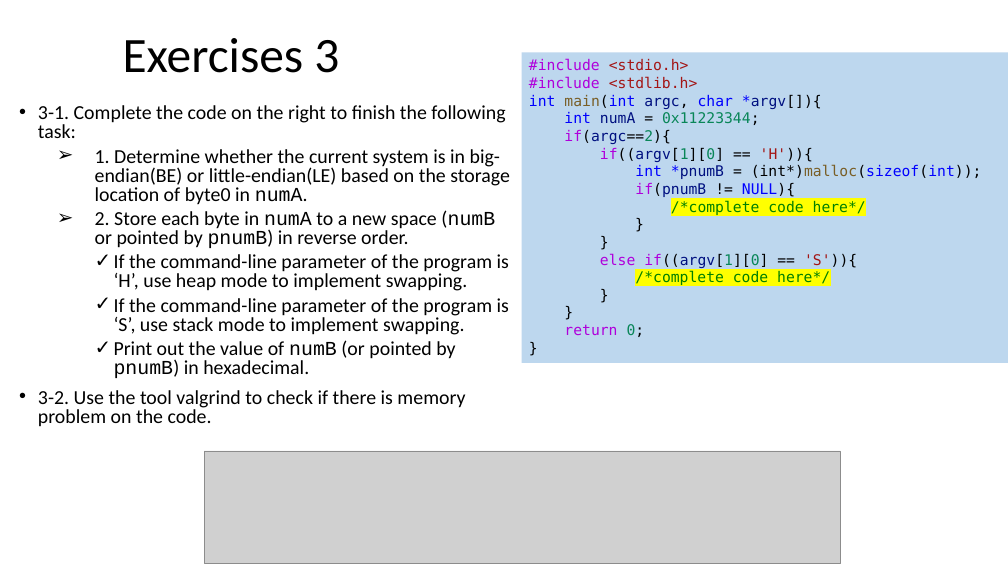
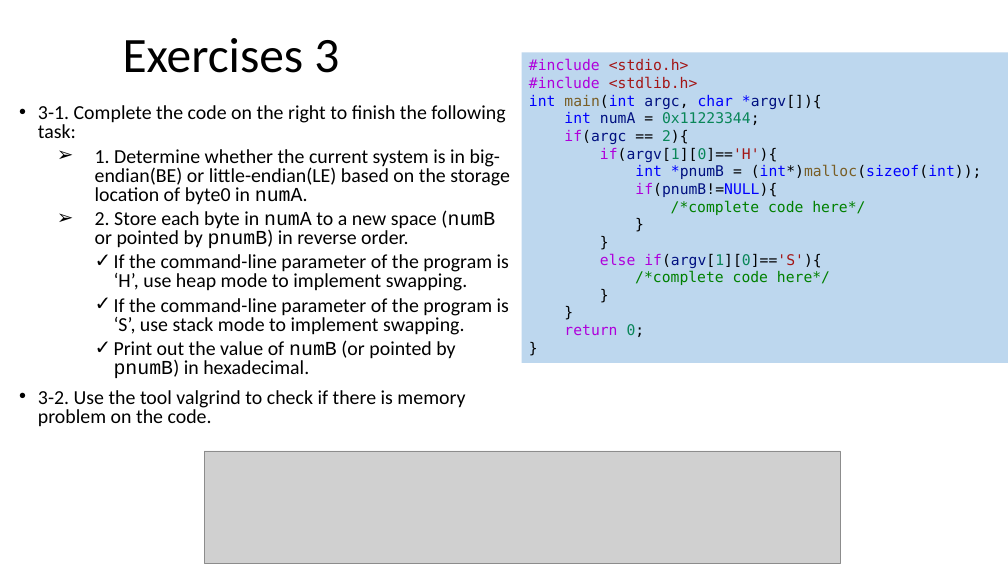
Before and after one commit to ShiqiYu/CPP, a slide deck: slide 18 of week05/Lab05.pptx. Drawn at 1008x567 pixels with LibreOffice and Linux fonts; fonts in the diff are those of the drawing; grey boxes stand for pictures; background and template pictures are left out. Boxes give left, top, right and bottom in pixels: in the first picture for what was removed or moved away, otherwise in the second. Text is boxed around its words. In the diff, an @@ line names an element or a change of style, - is before the commit and + after.

```diff
--- a/week05/Lab05.pptx
+++ b/week05/Lab05.pptx
@@ text in rectangle at box(564, 130, 777, 162): text changed @@
-if(argc==2){
-if((argv[1][0] == 'H')){
+if(argc == 2){
+if(argv[1][0]=='H'){
@@ text in rectangle at box(635, 164, 982, 285): text colour #000000 to #0000FF in "(int*)malloc(sizeof(int));"; highlight #FFFF00 to none in "/*complete code here*/", "/*complete code here*/" @@
@@ text in rectangle at box(635, 183, 777, 197): spaces changed @@
-if(pnumB != NULL){
+if(pnumB!=NULL){
@@ text in rectangle at box(600, 253, 821, 268): text changed @@
-else if((argv[1][0] == 'S')){
+else if(argv[1][0]=='S'){
```
Also in this commit, not shown: 1 other file.
